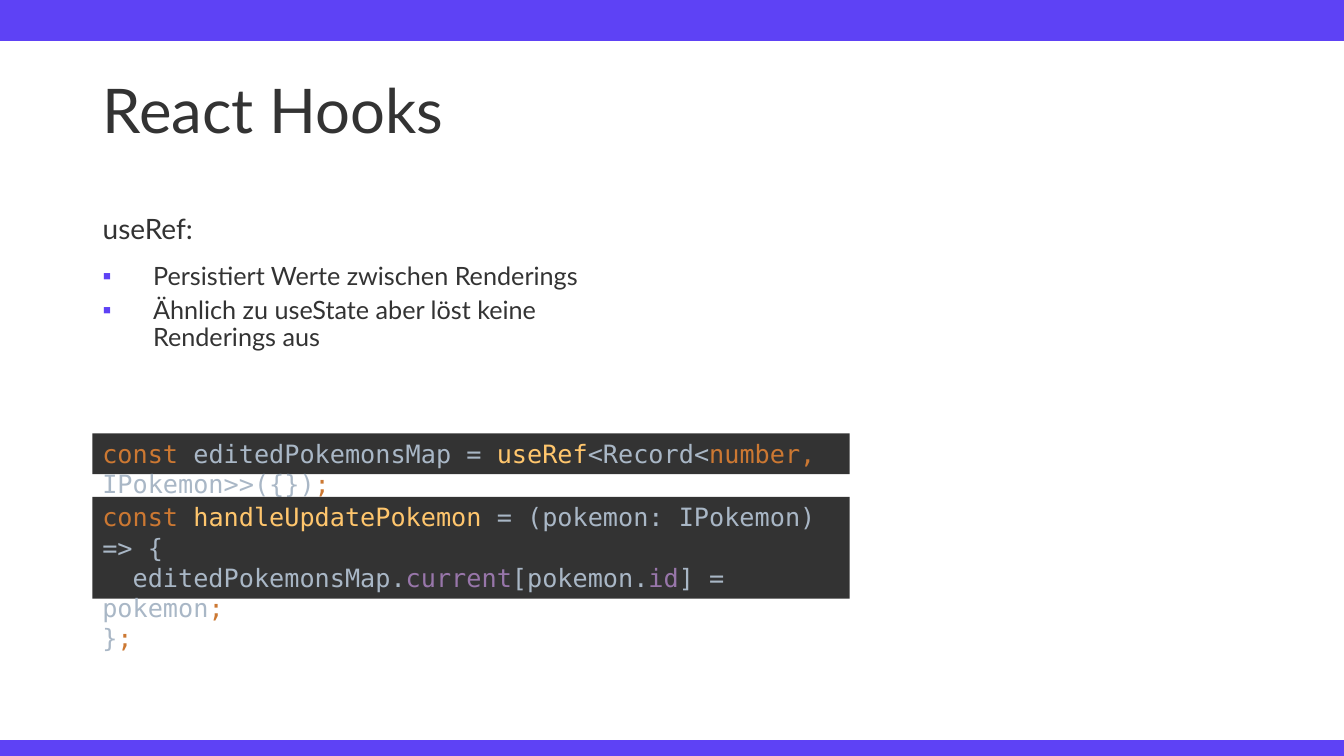
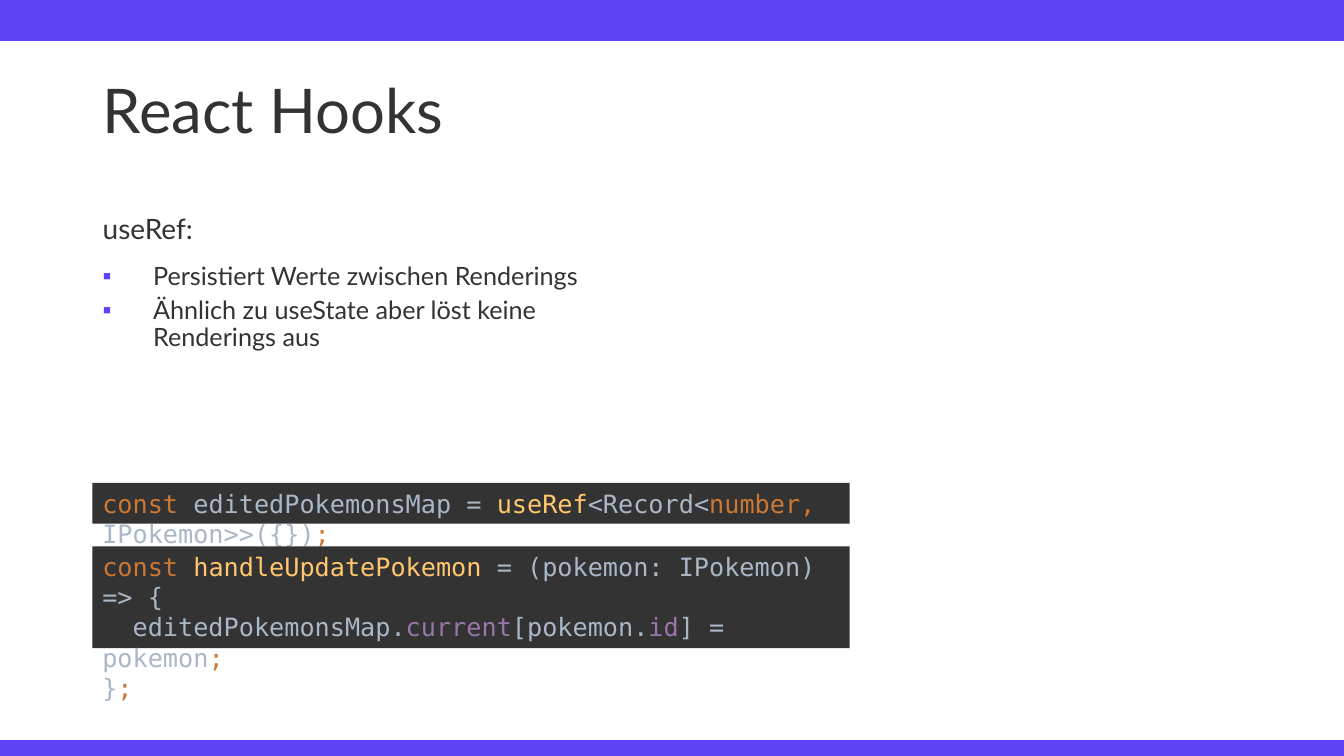
Before and after one commit to TimFehrmannAclue/techlabor_trainings_react_advanced, a slide deck: slide 23 of training_react_advanced.pptx (slide 24 before the commit). Drawn at 1344x756 pixels with LibreOffice and Linux fonts; fonts in the diff are those of the drawing; background and template pictures are left out. Boxes give left, top, right and bottom in pixels: in the first picture for what was removed or moved away, otherwise in the second. Text is boxed around its words. In the diff, an @@ line names an element or a change of style, - is before the commit and + after.

```diff
--- a/training_react_advanced.pptx
+++ b/training_react_advanced.pptx
@@ rectangle "const editedPokemonsMap = useRef<Record<number, IPokemon>>({ ...": place and size @@
-rectangle "const editedPokemonsMap = useRef<Record<number, IPokemon>>({ ..." at box(93, 434, 850, 474)
+rectangle "const editedPokemonsMap = useRef<Record<number, IPokemon>>({ ..." at box(93, 483, 850, 523)
@@ rectangle "const handleUpdatePokemon = (pokemon: IPokemon) ...": place and size @@
-rectangle "const handleUpdatePokemon = (pokemon: IPokemon) ..." at box(93, 497, 850, 599)
+rectangle "const handleUpdatePokemon = (pokemon: IPokemon) ..." at box(93, 546, 850, 648)
```
Also in this commit, not shown: 11 other slides changed, 2 slides added, 3 slides removed, 2 other files.
